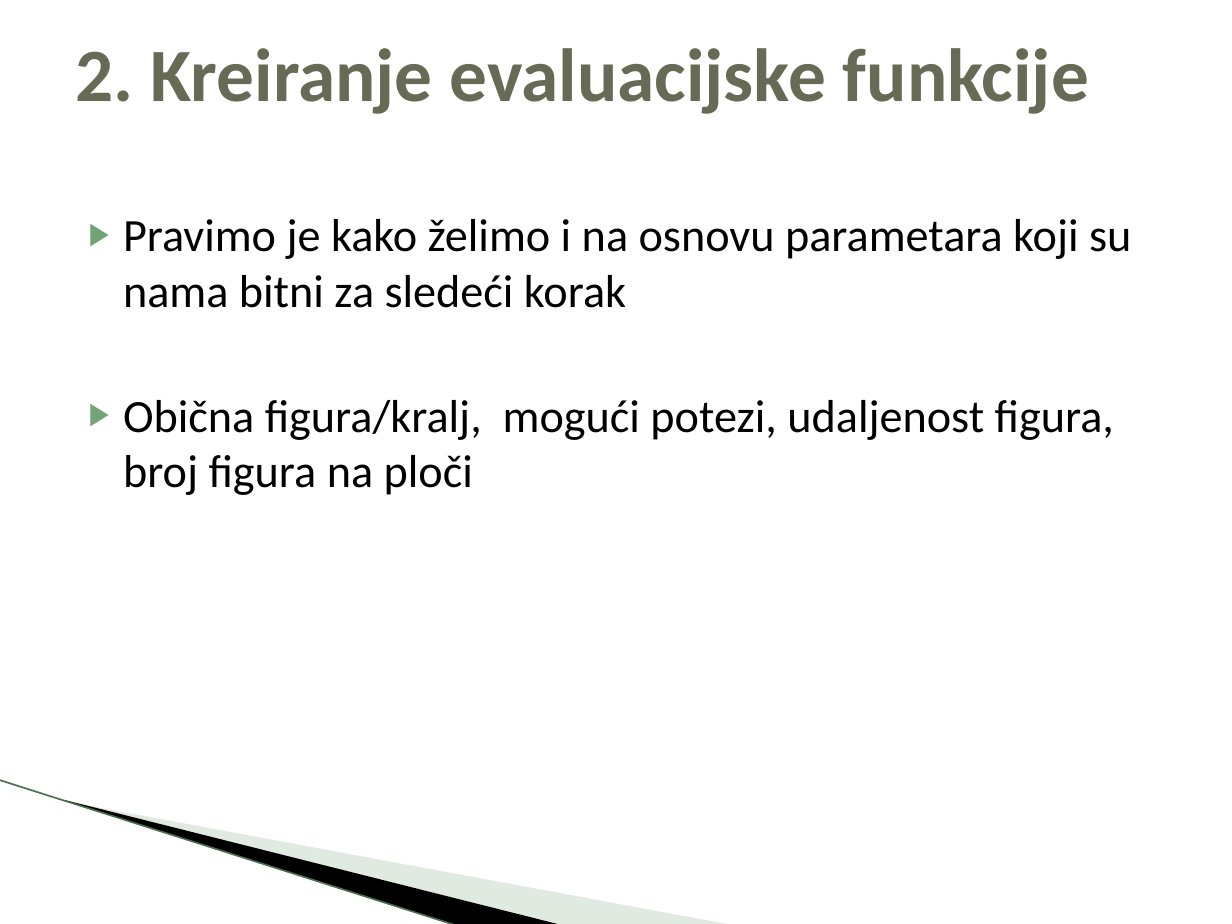
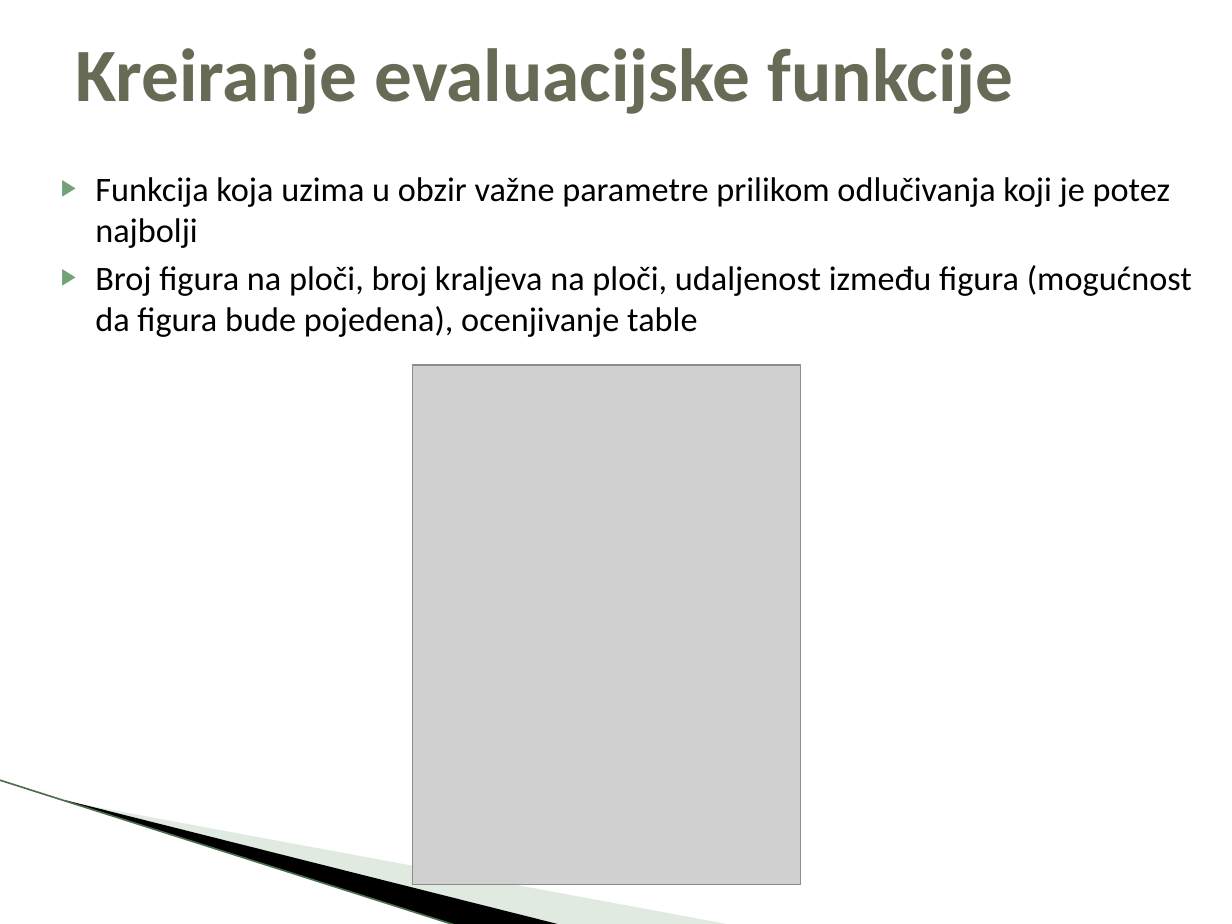
Before and after one commit to boimw/checkers, a slide deck: slide 9 of Projekat-Checkers.pptx (slide 8 before the commit). Drawn at 1232x924 pixels with LibreOffice and Linux fonts; fonts in the diff are those of the drawing; grey boxes stand for pictures; background and template pictures are left out. Boxes give left, top, right and bottom in pixels: in the first picture for what was removed or moved away, otherwise in the second. Text is boxed around its words. In the diff, an @@ line names an element or a change of style, - is before the commit and + after.

```diff
--- a/Projekat-Checkers.pptx
+++ b/Projekat-Checkers.pptx
@@ title at (x1=75, y1=48, x2=1014, y2=114): text changed @@
-2. Kreiranje evaluacijske funkcije
+Kreiranje evaluacijske funkcije
@@ text at (x1=95, y1=177, x2=1192, y2=337): text changed; size 27 to 20 pt @@
-▶ Pravimo je kako želimo i na osnovu parametara koji su nama bitni za sledeći korak
-▶ Obična figura/kralj, mogući potezi, udaljenost figura, broj figura na ploči
+▶ Funkcija koja uzima u obzir važne parametre prilikom odlučivanja koji je potez najbolji
+▶ Broj figura na ploči, broj kraljeva na ploči, udaljenost između figura (mogućnost da figura bude pojedena), ocenjivanje table
@@ picture added at (x1=413, y1=365, x2=801, y2=885) @@
```
Also in this commit, not shown: 2 other slides changed, 5 slides added, 3 slides removed, 52 other files.
